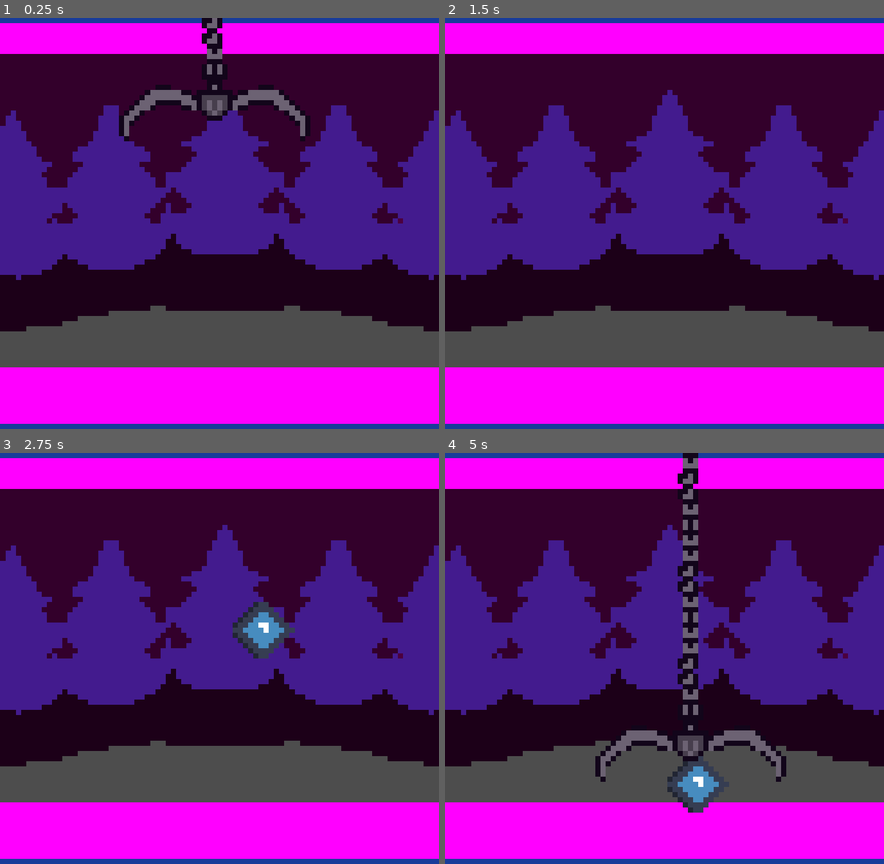
Above: before the commit, frames 1-4 (two rows, left to right).
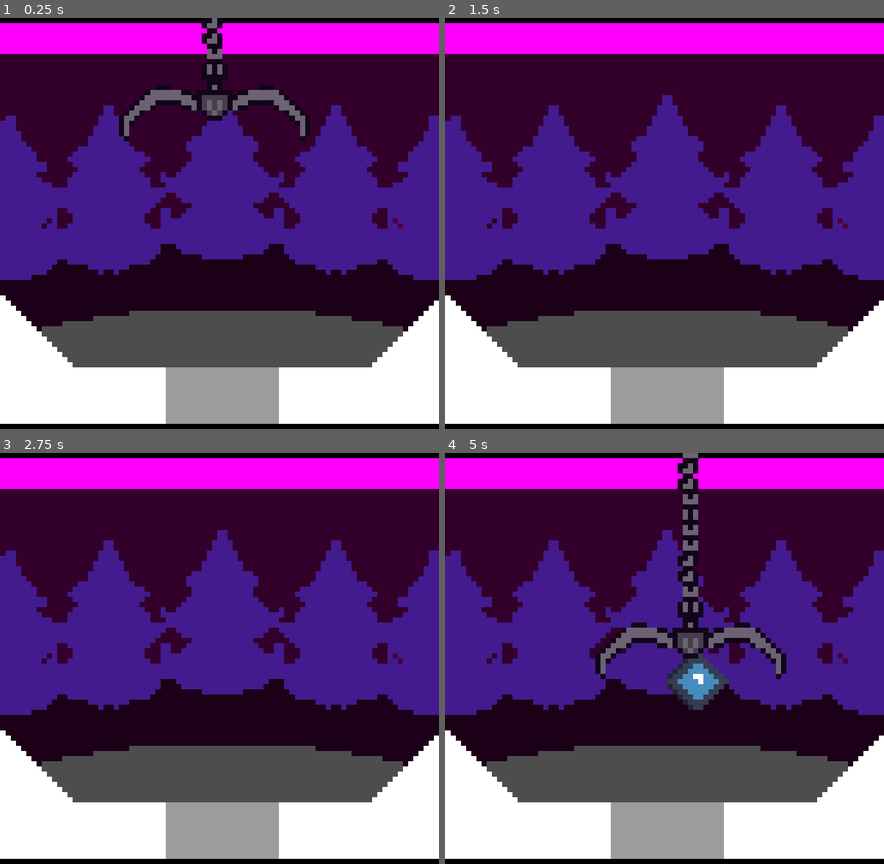
Above: after the commit, the same moments.

Repository: ThisIsL3TUM/Global-Gay-Jam-2025
Game: Godot game, scene res://crane_testing.tscn
The game is run twice, just before and just after one commit, with the same random seed, the same clock (stepped at 60 frames per second) and the same inputs. Before the commit the project starts from res://crane_but_better.tscn. The engine's default icon, where the game draws it, is replaced by a stand-in: a white triangle on a blue panel in a dark square.
Inputs (mouse positions are in pixels of both pictures, inside the frame that each line leads up to):
- Up to frame 1 (0.25 s): no input
- Up to frame 2 (1.5 s): tap Enter at 0.5 s; move the mouse to (761, 202) at 0.52 s; hold D (right) 0.53-1.28 s; click (761, 202) at 0.6 s; move the mouse to (576, 244) at 1.27 s; hold A (left) from 1.28 s (still down); click (576, 244) at 1.35 s
- Up to frame 3 (2.75 s): move the mouse to (263, 568) at 2.02 s; release A (left) at 2.03 s; hold D (right) from 2.03 s (still down); click (263, 568) at 2.1 s
- Up to frame 4 (5 s): move the mouse to (642, 740) at 2.77 s; click (642, 740) at 2.85 s; tap Space at 3.5 s; move the mouse to (796, 720) at 3.52 s; release D (right) at 3.53 s; hold A (left) from 3.53 s (still down); click (796, 720) at 3.6 s; tap Enter at 4.25 s; move the mouse to (532, 596) at 4.27 s; click (532, 596) at 4.35 s

The runs differ from the first frame. In frame 1, 22% of the frame differs, in the area x 0-100%, y 0-100%; in frame 2, 22%; in frame 3, 23%; in frame 4, 28%.

Commit message:
quick fix

Diff:
--- a/crane_testing.tscn
+++ b/crane_testing.tscn
@@ -1,6 +1,7 @@
-[gd_scene load_steps=5 format=3 uid="uid://fyviopfmkg8"]
+[gd_scene load_steps=6 format=3 uid="uid://gi4vhhaxxkpf"]
 
 [ext_resource type="PackedScene" uid="uid://dxcx7jkqge7m3" path="res://temp moving/bubble_1_sprite.tscn" id="1_n0whh"]
+[ext_resource type="Texture2D" uid="uid://ewdlvwkjh8xm" path="res://Background_3.png" id="1_nr7d1"]
 [ext_resource type="PackedScene" uid="uid://6stpvaosdagt" path="res://temp moving/claw.tscn" id="2_et1mu"]
 
 [sub_resource type="RectangleShape2D" id="RectangleShape2D_dvsgr"]
@@ -9,6 +10,11 @@
 [sub_resource type="PlaceholderTexture2D" id="PlaceholderTexture2D_v7fxd"]
 
 [node name="Node2D2" type="Node2D"]
+
+[node name="Background3" type="Sprite2D" parent="."]
+position = Vector2(9.53674e-07, 61)
+scale = Vector2(1.1, 1.1)
+texture = ExtResource("1_nr7d1")
 
 [node name="Camera2D" type="Camera2D" parent="."]
 zoom = Vector2(0.5, 0.5)
--- a/project.godot
+++ b/project.godot
@@ -11,7 +11,7 @@
 [application]
 
 config/name="global gaym jam 2025"
-run/main_scene="res://crane_but_better.tscn"
+run/main_scene="res://crane_testing.tscn"
 config/features=PackedStringArray("4.3", "Forward Plus")
 config/icon="res://icon.svg"
 
--- a/scripts/grabber.gd
+++ b/scripts/grabber.gd
@@ -5,16 +5,16 @@
 var attached = false
 var object_on_claw
 var claw
-@export var claw_down_distance = 100
-@export var claw_speed = 20
+@export var claw_down_distance = 40
+@export var claw_speed = 10
 var destination = Vector2.ZERO
 var moves_to_make = 0
 var claw_timer_running = false
 
 # Called when the node enters the scene tree for the first time.
 func _ready() -> void:
-	bubble_1 = get_node("/root/Node2D/bubble_1_sprite")
-	claw = get_node("/root/Node2D/claw")
+	bubble_1 = get_node("/root/Node2D2/bubble_1_sprite")
+	claw = get_node("/root/Node2D2/claw")
 
 
 	if Input.is_action_just_pressed("grab"):
